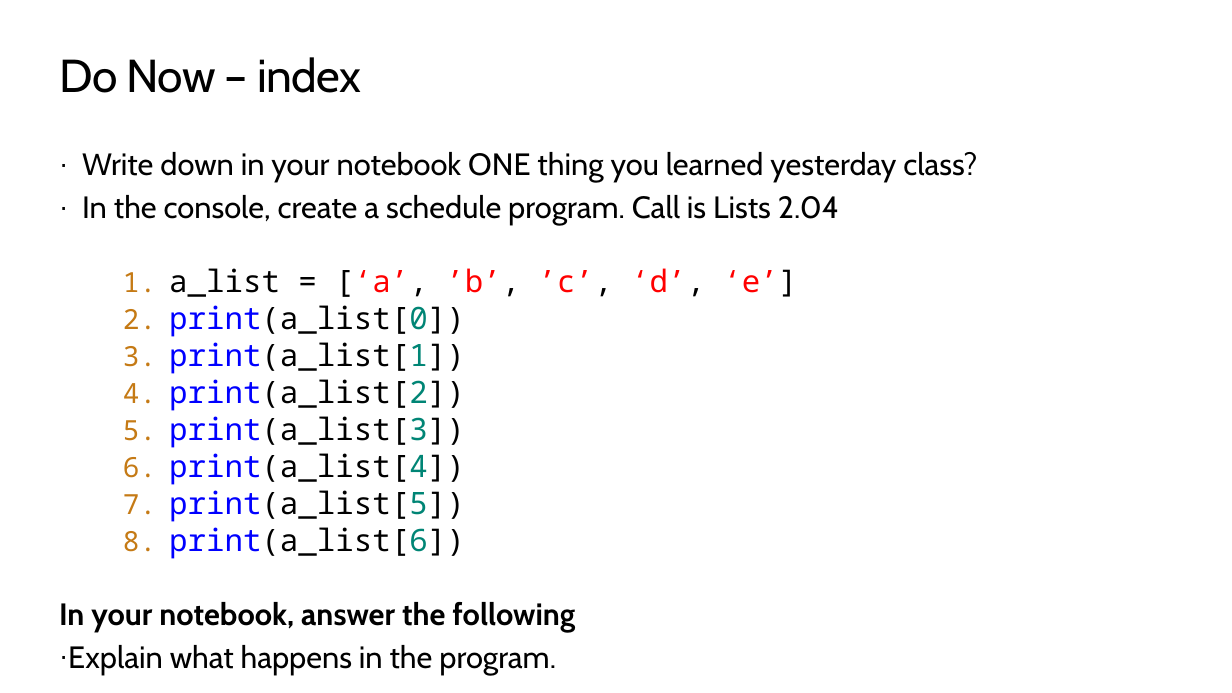
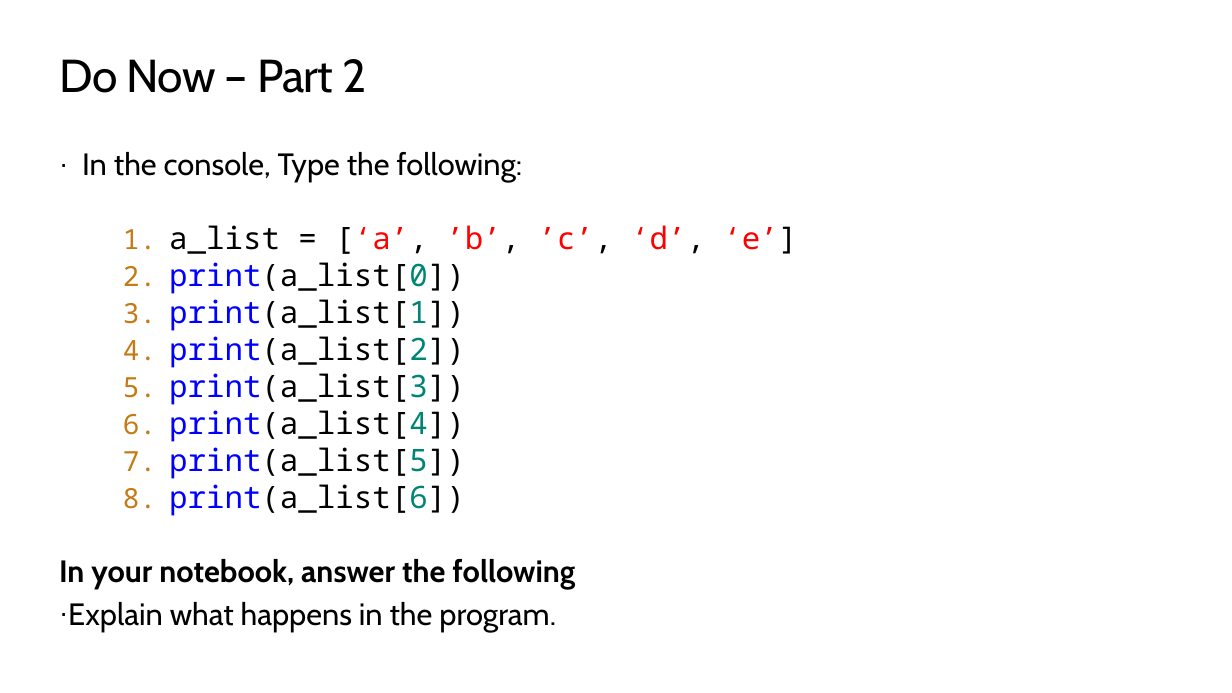
Before and after one commit to TEALSK12/2nd-semester-introduction-to-computer-science, a slide deck: slide 5 of docs/units/2_unit/slidedecks/Intro Python 2.04 TEALS.pptx. Drawn at 1232x693 pixels with LibreOffice and Linux fonts; fonts in the diff are those of the drawing; background and template pictures are left out. Boxes give left, top, right and bottom in pixels: in the first picture for what was removed or moved away, otherwise in the second. Text is boxed around its words. In the diff, an @@ line names an element or a change of style, - is before the commit and + after.

```diff
--- a/docs/units/2_unit/slidedecks/Intro Python 2.04 TEALS.pptx
+++ b/docs/units/2_unit/slidedecks/Intro Python 2.04 TEALS.pptx
@@ title at box(59, 59, 367, 93): text changed @@
-Do Now – index
+Do Now – Part 2
@@ text at box(82, 152, 523, 182): text changed @@
-· Write down in your notebook ONE thing you learned yesterday class?
-· In the console, create a schedule program. Call is Lists 2.04
+· In the console, Type the following:
```
Also in this commit, not shown: 7 other slides changed, 1 slide added, 1 other file.
